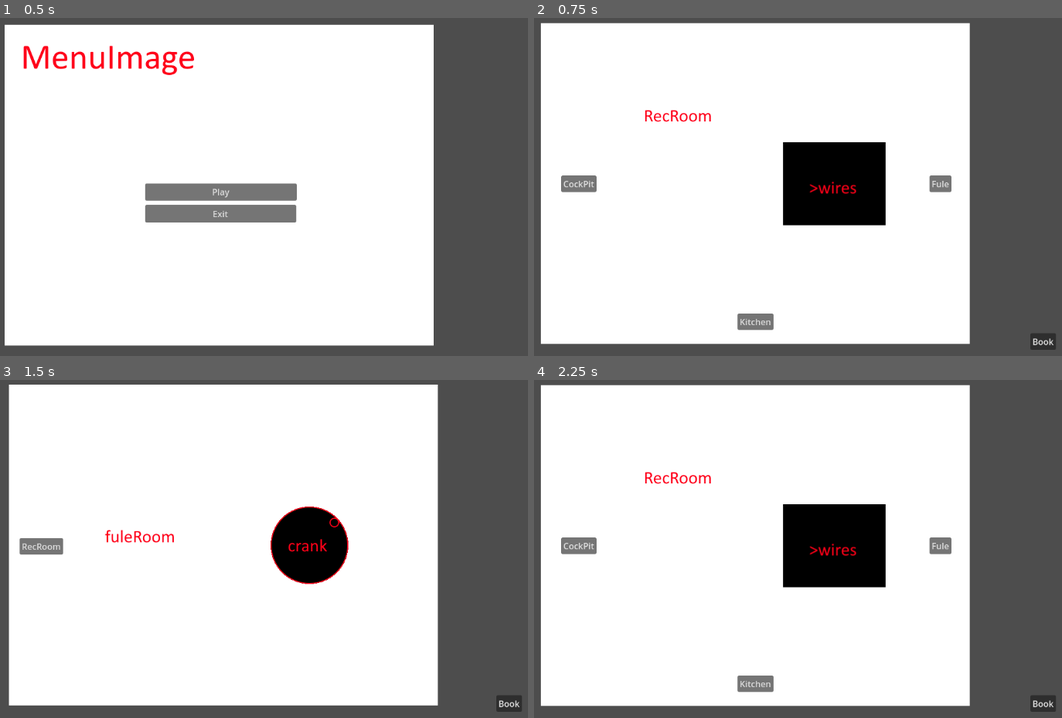
Above: before the commit, frames 1-4 (two rows, left to right).
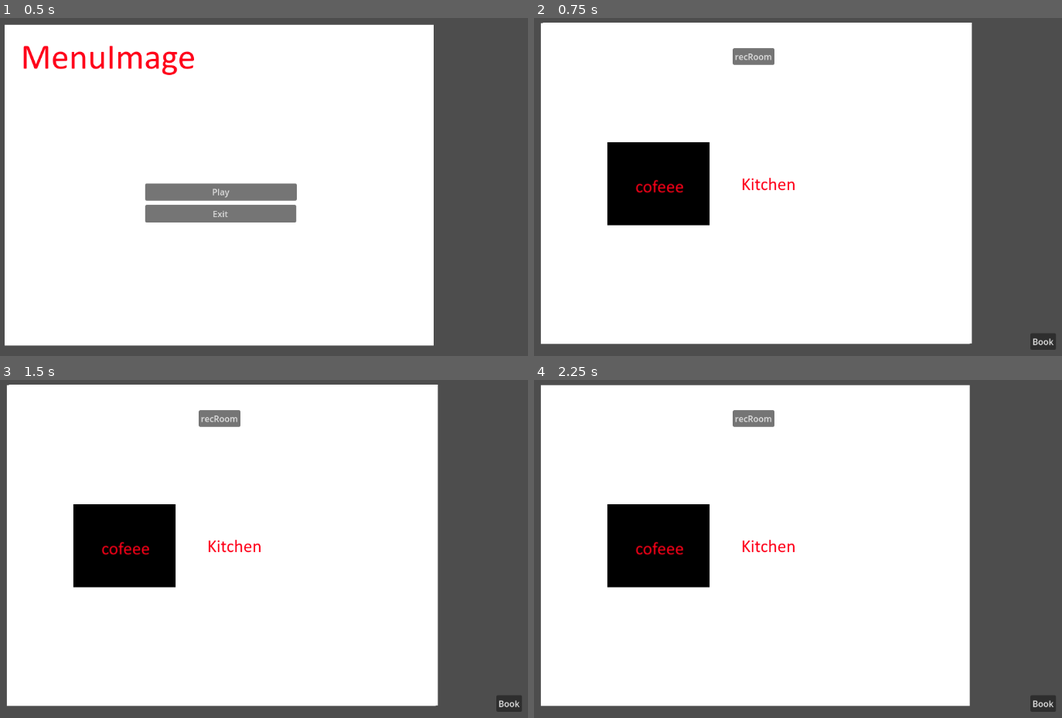
Above: after the commit, the same moments.

Repository: SunStars00/game_jam_spring_2025
Game: Godot game, scene res://MainMenu.tscn
Same seed, same stepped clock (60 frames per second), same inputs: the game is played once before the commit and once after it.
Inputs (mouse positions are in pixels of both pictures, inside the frame that each line leads up to):
- Up to frame 1 (0.5 s): no input
- Up to frame 2 (0.75 s): click "Play" at 0.5 s
- Up to frame 3 (1.5 s): click (406, 545) at 1.25 s, where only the run before the commit has a clickable "Fule"
- Up to frame 4 (2.25 s): click "RecRoom" at 2 s

Frame 1 is identical in both runs. In frame 2, 12% of the frame differs, in the area x 1-84%, y 1-97%; in frame 3, 9.3%; in frame 4, 11%.

Commit message:
Version 0.2
added distraction person code

Diff:
--- a/fall-2025-game-jam/Game.tscn
+++ b/fall-2025-game-jam/Game.tscn
@@ -24,6 +24,8 @@
 [ext_resource type="Texture2D" uid="uid://b8kf8y03s8yn" path="res://Images/Interactables/crank.png" id="10_ob1uh"]
 [ext_resource type="Script" path="res://fromGasToRec.gd" id="11_1d2eb"]
 [ext_resource type="Script" path="res://timer_handler.gd" id="24_ye14k"]
+[ext_resource type="Texture2D" uid="uid://dxud37twri8mr" path="res://Images/People/TempPerson.png" id="25_b6s8j"]
+[ext_resource type="Script" path="res://person.gd" id="26_7ench"]
 
 [node name="Node2D" type="Node2D"]
 
@@ -48,6 +50,7 @@
 
 [node name="RecRoomBackground" type="Sprite2D" parent="."]
 unique_name_in_owner = true
+visible = false
 position = Vector2(1, 0)
 texture = ExtResource("4_3yn5x")
 
@@ -81,7 +84,6 @@
 
 [node name="GasRoomBackground" type="Sprite2D" parent="."]
 unique_name_in_owner = true
-visible = false
 position = Vector2(5, -1)
 texture = ExtResource("9_ftjnu")
 
@@ -99,7 +101,6 @@
 
 [node name="KitBackground" type="Sprite2D" parent="."]
 unique_name_in_owner = true
-visible = false
 position = Vector2(1, 0)
 texture = ExtResource("7_r20up")
 
@@ -166,11 +167,21 @@
 script = ExtResource("9_yyo4t")
 
 [node name="timerHandler" type="Node" parent="."]
+unique_name_in_owner = true
 script = ExtResource("24_ye14k")
 
 [node name="PeopleDistractionTimer" type="Timer" parent="timerHandler"]
 unique_name_in_owner = true
 one_shot = true
+
+[node name="NextBreakTimer" type="Timer" parent="timerHandler"]
+unique_name_in_owner = true
+one_shot = true
+
+[node name="Person0" type="Sprite2D" parent="timerHandler" groups=["distractionPeople"]]
+position = Vector2(-365, 149)
+texture = ExtResource("25_b6s8j")
+script = ExtResource("26_7ench")
 
 [connection signal="pressed" from="CockpitBackground/toRec" to="CockpitBackground/toRec" method="_on_pressed"]
 [connection signal="pressed" from="RecRoomBackground/toGas" to="RecRoomBackground/toGas" method="_on_pressed"]
@@ -182,3 +193,4 @@
 [connection signal="pressed" from="BookBody/Next" to="BookBody/Next" method="_on_pressed"]
 [connection signal="pressed" from="Button" to="Button" method="_on_pressed"]
 [connection signal="timeout" from="timerHandler/PeopleDistractionTimer" to="timerHandler" method="_on_people_distraction_timer_timeout"]
+[connection signal="timeout" from="timerHandler/NextBreakTimer" to="timerHandler" method="_on_next_break_timer_timeout"]
--- /dev/null
+++ b/fall-2025-game-jam/person.gd
@@ -0,0 +1,25 @@
+extends Sprite2D
+
+var personNumber
+
+func _ready() -> void:
+	personNumber = self.name.right(self.name.length()-6).to_int()
+
+# Called when the node enters the scene tree for the first time.
+func _setInvis() -> void:
+	visible = false
+
+func _setVis() -> void:
+	visible = true
+
+func changeVisByAsk(person):
+	if person == personNumber:
+		_setVis()
+	else:
+		_setInvis()
+
+func _input(event: InputEvent) -> void:
+	if event is InputEventMouseButton:
+		if event.button_index == MOUSE_BUTTON_LEFT and event.pressed:
+			_setInvis()
+			%timerHandler.startPeopleTimer()
--- a/fall-2025-game-jam/timer_handler.gd
+++ b/fall-2025-game-jam/timer_handler.gd
@@ -1,13 +1,42 @@
 extends Node
 
+var time: float
+var deadTime: float
+var a
+var b
+var rng = RandomNumberGenerator.new()
+var cofMachBroke: bool
+var maxPeople: int
 
 # Called when the node enters the scene tree for the first time.
 func _ready() -> void:
-	%PeopleDistractionTimer.wait_time = 1
+	time = 0
+	deadTime = 60
+	maxPeople = (get_tree().get_nodes_in_group("distractionPeople").size() - 1)
+	get_tree().call_group("distractionPeople", "changeVisByAsk", maxPeople + 1)
+	a = 60 # first wait time
+	b = 260 # decrease rate
+	cofMachBroke = false
+	%PeopleDistractionTimer.wait_time = a
 	%PeopleDistractionTimer.start()
 
+func _process(delta: float) -> void:
+	time + delta
+	if time > deadTime:
+		pass #game end
+
+func difficulty(x) -> float:
+	if cofMachBroke:
+		return a*exp(-x/(b/2))
+	else:
+		return a*exp(-x/b)
+
+func startPeopleTimer() -> void:
+	%PeopleDistractionTimer.wait_time = difficulty(time) + rng.randf_range(0,difficulty(time)/10)
+	%PeopleDistractionTimer.start()
 
 func _on_people_distraction_timer_timeout() -> void:
-	%PeopleDistractionTimer.wait_time = 0.5
-	%PeopleDistractionTimer.start()
-	print("peopleTimer")
+	get_tree().call_group("distractionPeople", "changeVisByAsk", rng.randi_range(0,maxPeople))
+
+func _on_next_break_timer_timeout() -> void:
+	pass # Replace with function body.
Not shown: 1 places in fall-2025-game-jam/Game.tscn that only renumber resources
Binary file added: fall-2025-game-jam/Images/People/TempPerson.png
Not shown, added: fall-2025-game-jam/Images/People/TempPerson.png.import
